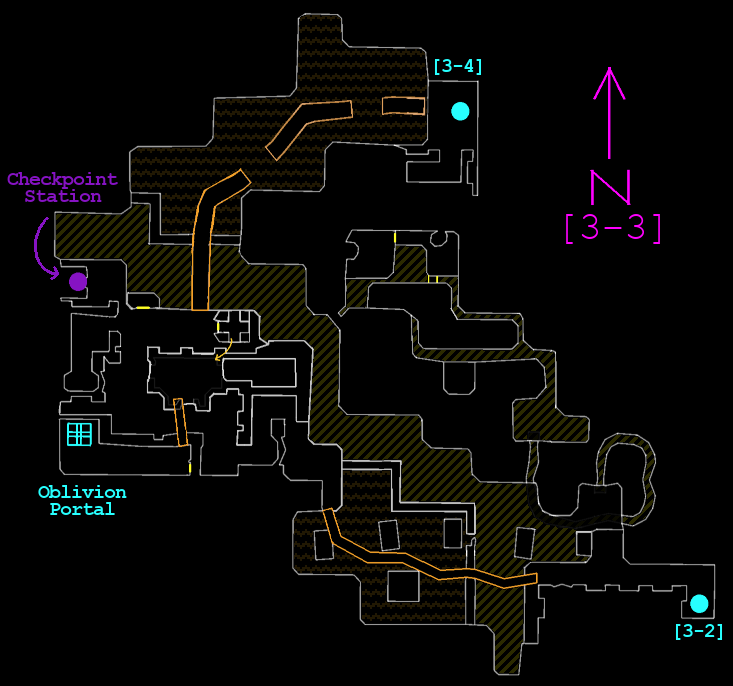
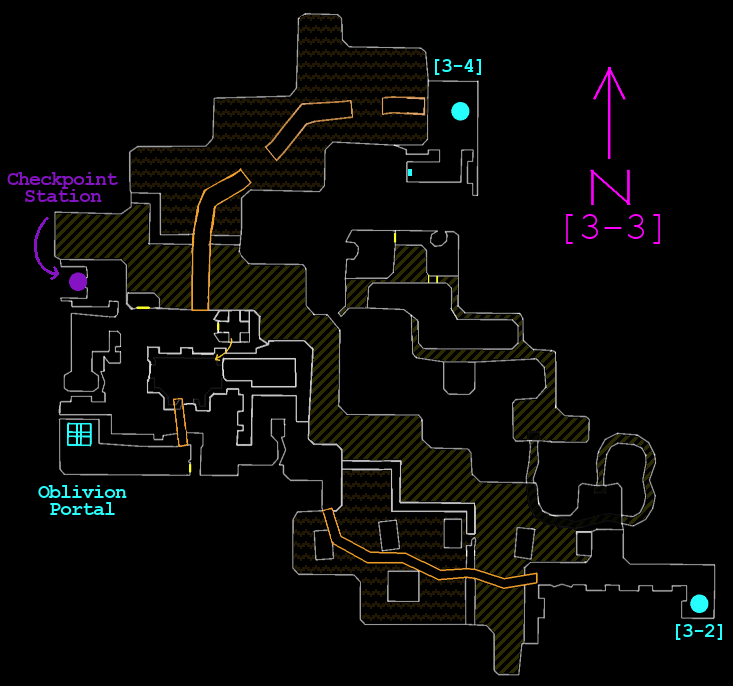
Comparing the layer stacks of the two 733px x 686px images. Changes:
painted on "base" over [408, 169, 412, 176]